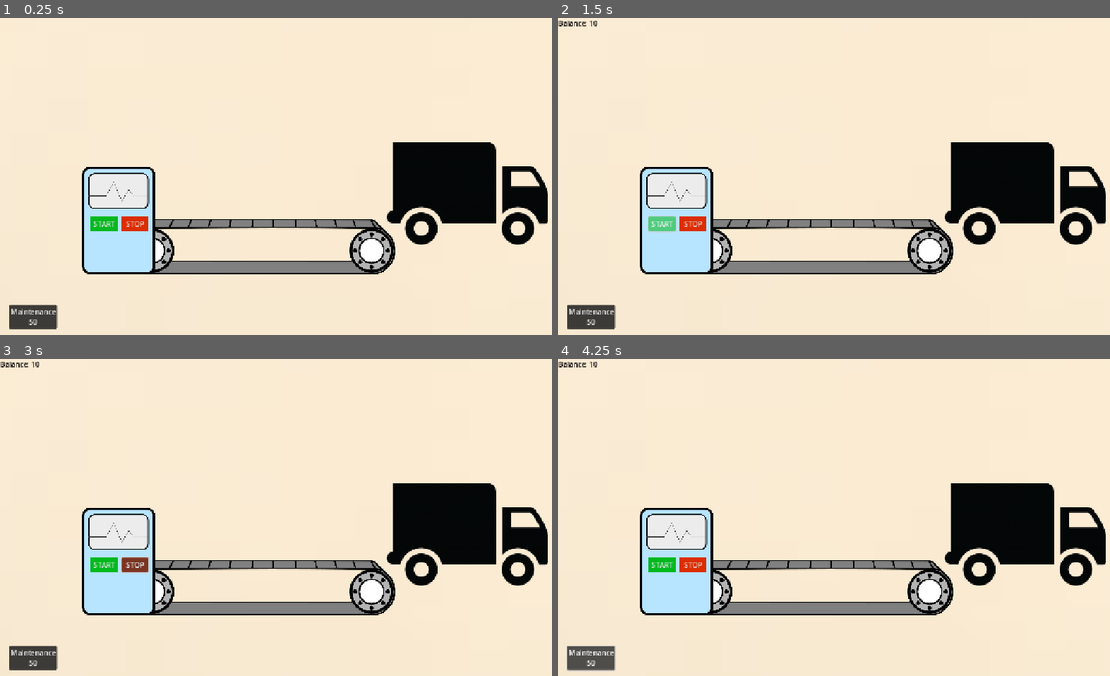
Above: before the commit, frames 1-4 (two rows, left to right).
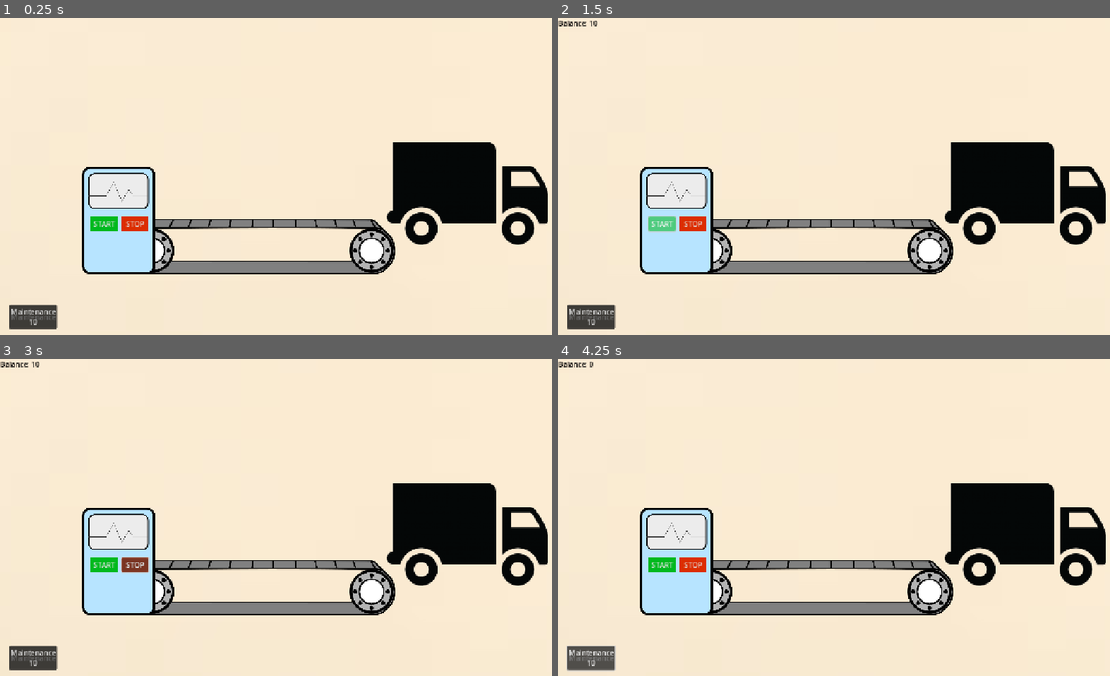
Above: after the commit, the same moments.

Repository: dkajo/supply-chain-game
Game: Godot game, scene res://Scenes/level.tscn
Same seed, same stepped clock (60 frames per second), same inputs: the game is played once before the commit and once after it.
Inputs (mouse positions are in pixels of both pictures, inside the frame that each line leads up to):
- Up to frame 1 (0.25 s): no input
- Up to frame 2 (1.5 s): click (591, 315) at 0.5 s, where only the run after the commit has a clickable "Maintenance"; click "START" at 1.25 s
- Up to frame 3 (3 s): click "START" at 2 s; click "STOP" at 2.75 s
- Up to frame 4 (4.25 s): click (591, 656) at 3.5 s, where only the run before the commit has a clickable "Maintenance 50"

The runs differ from the first frame. In frame 1, less than 0.1% of the frame differs, in the area x 2-11%, y 93-97%; in frame 2, less than 0.1%; in frame 3, less than 0.1%; in frame 4, less than 0.1%, in the area x 2-11%, y 0-97%.

Commit message:
Updated maintenance cost & added truck capacity

Diff:
--- a/Scenes/UI/UIFacade.tscn
+++ b/Scenes/UI/UIFacade.tscn
@@ -1,15 +1,6 @@
 [gd_scene load_steps=9 format=3 uid="uid://b6i4ou8t1n8lh"]
 
 [ext_resource type="Script" uid="uid://dkajc6be2rsx5" path="res://Scripts/ui_facade.gd" id="1_h1k6b"]
-
-[sub_resource type="StyleBoxFlat" id="StyleBoxFlat_8v2eh"]
-bg_color = Color(1, 0.352941, 0.160784, 0.654902)
-
-[sub_resource type="StyleBoxFlat" id="StyleBoxFlat_h1k6b"]
-bg_color = Color(0, 0.72549, 0.117647, 0.572549)
-
-[sub_resource type="StyleBoxFlat" id="StyleBoxFlat_b3egh"]
-bg_color = Color(2.26215e-06, 0.727337, 0.118172, 1)
 
 [sub_resource type="StyleBoxFlat" id="StyleBoxFlat_qxo88"]
 bg_color = Color(0, 0.72549, 0.117647, 0.572549)
@@ -23,42 +14,17 @@
 [sub_resource type="StyleBoxFlat" id="StyleBoxFlat_f6eae"]
 bg_color = Color(0.860567, 0.177546, 0, 1)
 
+[sub_resource type="StyleBoxFlat" id="StyleBoxFlat_8v2eh"]
+bg_color = Color(1, 0.352941, 0.160784, 0.654902)
+
+[sub_resource type="StyleBoxFlat" id="StyleBoxFlat_h1k6b"]
+bg_color = Color(0, 0.72549, 0.117647, 0.572549)
+
+[sub_resource type="StyleBoxFlat" id="StyleBoxFlat_b3egh"]
+bg_color = Color(2.26215e-06, 0.727337, 0.118172, 1)
+
 [node name="UiFacade" type="CanvasLayer"]
 script = ExtResource("1_h1k6b")
-
-[node name="GameOver" type="Control" parent="."]
-visible = false
-layout_mode = 3
-anchors_preset = 0
-offset_right = 40.0
-offset_bottom = 40.0
-
-[node name="Background" type="Panel" parent="GameOver"]
-layout_mode = 0
-offset_left = -16.0
-offset_top = -15.0
-offset_right = 1297.0
-offset_bottom = 740.0
-theme_override_styles/panel = SubResource("StyleBoxFlat_8v2eh")
-
-[node name="GameOverLabel" type="Label" parent="GameOver"]
-layout_mode = 0
-offset_left = 156.0
-offset_top = 197.0
-offset_right = 1131.0
-offset_bottom = 429.0
-theme_override_font_sizes/font_size = 170
-text = "GAME OVER"
-
-[node name="StartButton" type="Button" parent="GameOver"]
-layout_mode = 0
-offset_left = 205.0
-offset_top = 450.0
-offset_right = 266.0
-offset_bottom = 482.0
-theme_override_styles/hover = SubResource("StyleBoxFlat_h1k6b")
-theme_override_styles/normal = SubResource("StyleBoxFlat_b3egh")
-text = "START"
 
 [node name="HUD" type="Control" parent="."]
 layout_mode = 3
@@ -67,6 +33,7 @@
 offset_bottom = 40.0
 
 [node name="StartButton" type="Button" parent="HUD"]
+layout_mode = 0
 offset_left = 205.0
 offset_top = 450.0
 offset_right = 266.0
@@ -91,6 +58,7 @@
 theme_override_font_sizes/font_size = 40
 
 [node name="StopButton" type="Button" parent="HUD"]
+layout_mode = 0
 offset_left = 275.0
 offset_top = 450.0
 offset_right = 336.0
@@ -100,12 +68,47 @@
 text = "STOP"
 
 [node name="MaintenanceBtn" type="Button" parent="HUD"]
+layout_mode = 0
 offset_left = 20.0
 offset_top = 650.0
 offset_right = 129.0
 offset_bottom = 704.0
 text = "Maintenance
-50"
+10"
+
+[node name="GameOver" type="Control" parent="."]
+visible = false
+layout_mode = 3
+anchors_preset = 0
+offset_right = 40.0
+offset_bottom = 40.0
+
+[node name="Background" type="Panel" parent="GameOver"]
+layout_mode = 0
+offset_left = -68.0
+offset_top = -44.0
+offset_right = 1340.0
+offset_bottom = 780.0
+theme_override_styles/panel = SubResource("StyleBoxFlat_8v2eh")
+
+[node name="GameOverLabel" type="Label" parent="GameOver"]
+layout_mode = 0
+offset_left = 156.0
+offset_top = 197.0
+offset_right = 1131.0
+offset_bottom = 429.0
+theme_override_font_sizes/font_size = 170
+text = "GAME OVER"
+
+[node name="StartButton" type="Button" parent="GameOver"]
+layout_mode = 0
+offset_left = 205.0
+offset_top = 450.0
+offset_right = 266.0
+offset_bottom = 482.0
+theme_override_styles/hover = SubResource("StyleBoxFlat_h1k6b")
+theme_override_styles/normal = SubResource("StyleBoxFlat_b3egh")
+text = "START"
 
 [connection signal="pressed" from="HUD/StartButton" to="." method="_on_start_button_pressed"]
 [connection signal="pressed" from="HUD/StopButton" to="." method="_on_stop_button_pressed"]
--- a/Scenes/level.tscn
+++ b/Scenes/level.tscn
@@ -46,8 +46,7 @@
 offset_top = 650.0
 offset_right = 129.0
 offset_bottom = 704.0
-text = "Maintenance
-50"
+text = "Maintenance"
 
 [node name="Score" type="Label" parent="UI/Control"]
 layout_mode = 0
--- a/Scripts/machine.gd
+++ b/Scripts/machine.gd
@@ -6,7 +6,7 @@
 @export_range (0.0, 1.0, 0.01) var defect_chance := 0.8
 
 # --- Maintenance ---
-@export var maintenance_cost := 50
+@export var maintenance_cost := 10
 @export var maintenance_improvement := 0.5 # Improves defect chance by 50%
 
 # --- Production speed ---
--- a/Scripts/truck.gd
+++ b/Scripts/truck.gd
@@ -1,9 +1,30 @@
 extends Area2D
 
+var capacity: int = 4 : set = _set_capacity, get = _get_capacity
+var load: int : set = _set_load, get = _get_load
+var is_full: bool
+
 signal product_entered # Create a signal
+
+# Getters & Setters
+func _set_capacity(value: int) -> void:
+	capacity += value
+
+func _get_capacity() -> int:
+	return capacity
+
+func _set_load(value: int) -> void:
+	load = value
+	if load == capacity:
+		is_full = true
+		print ("Truck is full!") # Debugging
+
+func _get_load() -> int:
+	return load
 
 # Detects if an area2d node enters the trucks collision area
 func _on_area_entered(area: Area2D) -> void:
 	if area.is_in_group("product"):
 		emit_signal("product_entered", area) # Added area to emit the area to the signal function so properties can be used
 		area.queue_free() # Removes product
+		load += 1
